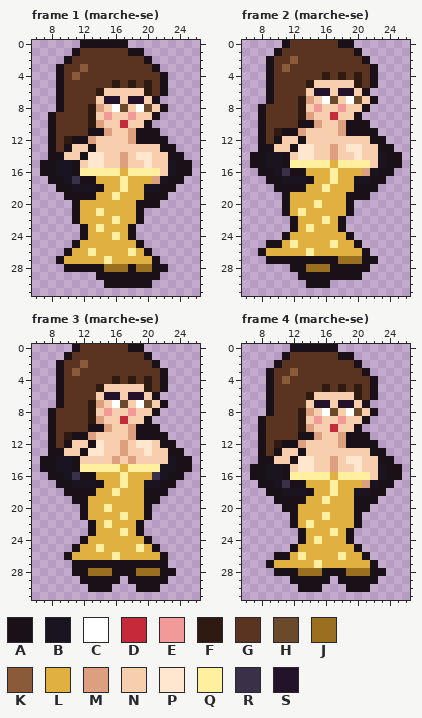
Edited in one commit: pixel-art file (art/plaisirs/plaisirs-neon-or.aseprite). That is the earlier state.
32x32 pixels, 12 frames. Shown: frame 1 (marche-se): x 6..26, y 0..31; frame 2 (marche-se): x 6..26, y 0..31; frame 3 (marche-se): x 6..26, y 0..31; frame 4 (marche-se): x 6..26, y 0..31. The commit also changed other frames, which this record leaves out.
Palette (. is transparent): A #1a1018  B #1a1420  C #ffffff  D #c42a3a  E #f29a9a  F #2e1a10  G #5a3420  H #6a4a2a  J #9a7020  K #8a5a3a  L #e0b040  M #dc9f80  N #f7cfae  P #ffe6cf  Q #fff0a0  R #3a3048  S #24122a
Pixels before, frame 1 (marche-se), first column x 7:
 0 .....AAAAAA........
 1 ....AGGGGGGAA......
 2 ...AGGGGGGGGGA.....
 3 ..AGGKGGGGGGGGA....
 4 ..AGKGGGGGGGGGGA...
 5 ..AGGGGGGFGFGFGA...
 6 ..AGGGGFNNNNNFGA...
 7 ..AGGGGNSSNSSNA....
 8 ..AGGGFMNCHNCHNA...
 9 .AGGGGFNENNENNA....
10 .AGGGGFMNNDNNA.....
11 .AGGGGAAMNNMAAA....
12 .AGFAAMNNNNMAAAA...
13 .AGANNANNNNNNNNAA..
14 .AANNAPPNNMNPPNNAA.
15 AABBANPPNNMNNPNNBAA
16 AABBAQQQQQLQQQQNBAA
17 .AABRAALLLQLLLMBAA.
18 ..AABBBALLQLLBBAA..
19 ...AAAALLQLLLAAA...
20 ....ALLLLLLLAAA....
21 ....ALLQLLLLA......
22 ....ALLLLQLLA......
23 .....ALQLLLA.......
24 .....ALLLQLA.......
25 ....ALLLLLLLA......
26 ...ALLQLLLLQLA.....
27 ..ALLLLLQLLLLLA....
28 ...AAAAAJJJAJJAA...
29 .......AAAAAAAA....
30 ........AAAAAA.....
Pixels before, frame 2 (marche-se), first column x 7:
 0 ....AGGGGGGAA......
 1 ...AGGGGGGGGGA.....
 2 ..AGGKGGGGGGGGA....
 3 ..AGKGGGGGGGGGGA...
 4 ..AGGGGGGFGFGFGA...
 5 ..AGGGGFNNNNNFGA...
 6 ..AGGGGNSSNSSNA....
 7 ..AGGGFMNCHNCHNA...
 8 .AGGGGFNENNENNA....
 9 .AGGGGFMNNDNNA.....
10 .AGGGGAAMNNMAAA....
11 .AGFAAMNNNNMAAAA...
12 .AGANNANNNNNNNNAA..
13 .AANNAPPNNMNPPNNAA.
14 AABBANPPNNMNNPNNBAA
15 AABBAQQQQQLQQQQNBAA
16 .AABRAALLLQLLLMBAA.
17 ..AABBBALLQLLBBAA..
18 ...AAAALLQLLLAAA...
19 ....ALLLLLLLAAA....
20 ....ALLLQLLLA......
21 ....ALQLLLLLA......
22 .....ALLLQLA.......
23 .....ALQLLLA.......
24 ....ALLLLLLLA......
25 ..AALQLLLLQLLA.....
26 .ALLLLLQLLLLLLA....
27 ..AAAAAAAAAJJJAA...
28 .....AAJJJAAAAA....
29 ......AAAAAAAA.....
30 .......AAA.........
Pixels before, frame 3 (marche-se), first column x 7:
 0 ....AGGGGGGAA......
 1 ...AGGGGGGGGGA.....
 2 ..AGGKGGGGGGGGA....
 3 ..AGKGGGGGGGGGGA...
 4 ..AGGGGGGFGFGFGA...
 5 ..AGGGGFNNNNNFGA...
 6 ..AGGGGNSSNSSNA....
 7 ..AGGGFMNCHNCHNA...
 8 .AGGGGFNENNENNA....
 9 .AGGGGFMNNDNNA.....
10 .AGGGGAAMNNMAAA....
11 .AGFAAMNNNNMAAAA...
12 .AGANNAPNNMNPPNAA..
13 .AANNAPPNNMNNPNNAA.
14 AABBANNNNMNMNNNNBAA
15 AABBAQQQQQLQQQQBBAA
16 .AABRAALLLQLLLRBAA.
17 ..AABBBALLQLLBBAA..
18 ...AAAALLQLLLAAA...
19 ....AALLLLLLLAA....
20 .....ALLQLLLLA.....
21 .....ALLLLQLLA.....
22 ......ALQLLLA......
23 ......ALLLQLA......
24 .....ALLLLLLLA.....
25 ....ALLQLLLLQLA....
26 ...ALLLLLQLLLLLA...
27 ....AAAAAAAAAAAA...
28 ....AAJJJAAAJJJAA..
29 .....AAAAA.AAAAA...
30 ......AAA...AAA....
Pixels before, frame 4 (marche-se), first column x 7:
 0 .....AAAAAA........
 1 ....AGGGGGGAA......
 2 ...AGGGGGGGGGA.....
 3 ..AGGKGGGGGGGGA....
 4 ..AGKGGGGGGGGGGA...
 5 ..AGGGGGGFGFGFGA...
 6 ..AGGGGFNNNNNFGA...
 7 ..AGGGGNSSNSSNA....
 8 ..AGGGFMNCHNCHNA...
 9 .AGGGGFNENNENNA....
10 .AGGGGFMNNDNNA.....
11 .AGGGGAAMNNMAAA....
12 .AGFAAMNNNNMAAAA...
13 .AGANNANNNNNNNNAA..
14 .AANNAPPNNMNPPNNAA.
15 AABBANPPNNMNNPNNBAA
16 AABBAQQQQQLQQQQNBAA
17 .AABRAALLLQLLLMBAA.
18 ..AABBBALLQLLBBAA..
19 ...AAAALLQLLLAAA...
20 ....AALLLLLLLAA....
21 .....ALLLQLLLA.....
22 .....ALQLLLLLA.....
23 ......ALLLQLA......
24 ......ALQLLLA......
25 .....ALLLLLLLA.....
26 ...AALQLLLLQLLA....
27 ..ALLLLLQLLLLLLA...
28 ...AAAJJJAAAJJJAA..
29 .....AAAAA.AAAAA...
30 ......AAA...AAA....
After the commit:
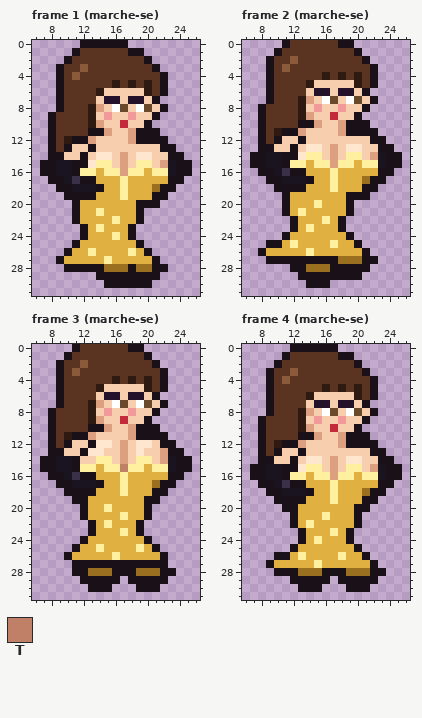
Colours new in this view: T #c08068
Edits made:
Frame 1 (marche-se):
The edit turns colour N into colour A in row 15 at x 12.
The edit turns colour B into colour J in row 18 at x 21.
The edit turns colour A into colour L in row 19 at x 20.
The edit turns colour B into colour L in row 17 at x 22; in row 18 at x 20.
The edit turns colour M into colour L in row 17 at x 21.
The edit turns colour Q into colour L in row 16 at x 14 and 20; in row 19 at x 16.
The edit turns colour L into colour M in row 16 at x 17.
The edit turns colour N into colour M in row 15 at x 22.
The edit turns colour P into colour N in row 14 at x 13.
The edit turns colour N into colour P in row 14 at x 15.
The edit turns colour L into colour Q in row 19 at x 17.
The edit turns colour N into colour Q in row 15 at x 15 and 19; in row 16 at x 22.
The edit turns colour P into colour Q in row 15 at x 14 and 20.
Frame 2 (marche-se):
The edit turns colour N into colour A in row 14 at x 12.
The edit turns colour B into colour J in row 17 at x 21.
The edit turns colour A into colour L in row 18 at x 20.
The edit turns colour B into colour L in row 16 at x 22; in row 17 at x 20.
The edit turns colour M into colour L in row 16 at x 21.
The edit turns colour Q into colour L in row 15 at x 14 and 20; in row 18 at x 16.
The edit turns colour L into colour M in row 15 at x 17.
The edit turns colour N into colour M in row 14 at x 22.
The edit turns colour P into colour N in row 13 at x 13.
The edit turns colour N into colour P in row 13 at x 15.
The edit turns colour L into colour Q in row 18 at x 17.
The edit turns colour N into colour Q in row 14 at x 15 and 19; in row 15 at x 22.
The edit turns colour P into colour Q in row 14 at x 14 and 20.
Frame 3 (marche-se):
The edit turns colour B into colour J in row 17 at x 21.
The edit turns colour A into colour L in row 18 at x 20.
The edit turns colour B into colour L in row 16 at x 22; in row 17 at x 20.
The edit turns colour Q into colour L in row 15 at x 14 and 20; in row 18 at x 16.
The edit turns colour R into colour L in row 16 at x 21.
The edit turns colour N into colour M in row 13 at x 22; in row 14 at x 17 and 22.
The edit turns colour M into colour N in row 14 at x 16 and 18.
The edit turns colour P into colour N in row 13 at x 20.
The edit turns colour N into colour P in row 12 at x 15; in row 13 at x 19.
The edit turns colour B into colour Q in row 15 at x 22.
The edit turns colour L into colour Q in row 18 at x 17.
The edit turns colour N into colour Q in row 14 at x 14 to 15 and 19 to 20.
The edit turns colour L into colour T in row 15 at x 17.
Frame 4 (marche-se): the same change as frame 1 (marche-se)
